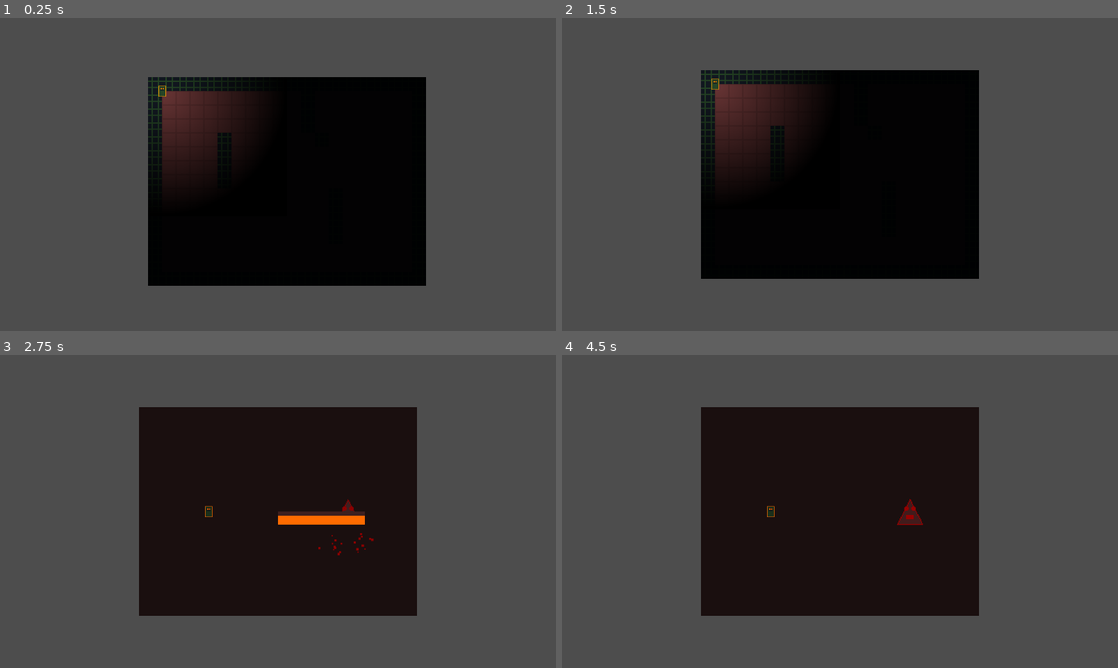
Above: before the commit, frames 1-4 (two rows, left to right).
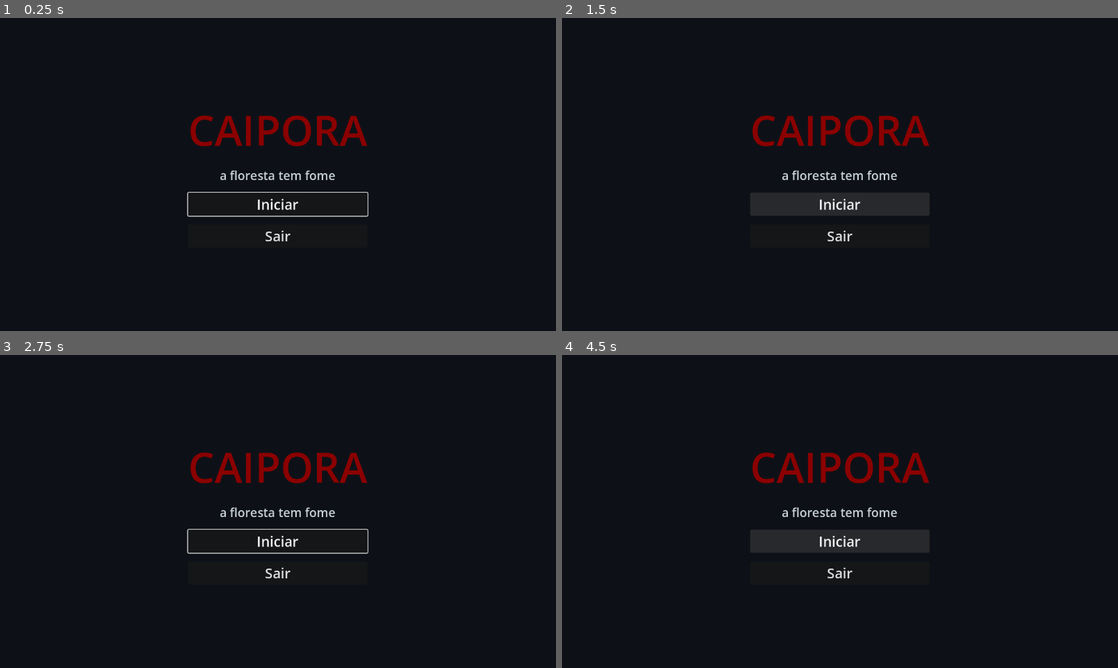
Above: after the commit, the same moments.

Repository: baltazarparra/darkgrid
Game: Godot game, scene res://scenes/ui/main_menu.tscn
The game is run twice, just before and just after one commit, with the same random seed, the same clock (stepped at 60 frames per second) and the same inputs. Before the commit the project starts from res://scenes/exploration/exploration.tscn.
Inputs (mouse positions are in pixels of both pictures, inside the frame that each line leads up to):
- Up to frame 1 (0.25 s): no input
- Up to frame 2 (1.5 s): click (840, 205) at 0.5 s, where only the run after the commit has a clickable "Iniciar"; click (840, 205) at 1.25 s, where only the run after the commit has a clickable "Iniciar"
- Up to frame 3 (2.75 s): tap Enter (ui_accept) at 2, 2.27 s; move the mouse to (400, 495) at 2.02 s; hold Right (ui_right) from 2.03 s (still down); hold Shift from 2.03 s (still down); click (400, 495) at 2.17 s
- Up to frame 4 (4.5 s): release Right (ui_right) at 2.75 s; release Shift at 2.75 s; tap Enter (ui_accept) at 2.75, 3.5, 4.25 s; drag from (728, 527) to (812, 574) at 2.77 s; move the mouse to (895, 442) at 3.52 s; hold Right (ui_right) 3.53-4.25 s; tap Ctrl at 3.6 s; drag from (812, 574) to (673, 464) at 4.27 s

The runs differ from the first frame. In frame 1, 72% of the frame differs, in the area x 0-100%, y 0-100%; in frame 2, 74%; in frame 3, 69%; in frame 4, 71%.

Commit message:
fase-4-wave-2: main menu + screen routing
- GameState roteia MAIN_MENU e HUB
- MainMenu (CanvasLayer): título, Iniciar→Hub, Sair, carrega save no boot
- project.godot: main_scene agora é o MainMenu

Co-Authored-By: Claude Opus 4.8 <noreply@anthropic.com>

Diff:
--- a/project.godot
+++ b/project.godot
@@ -14,7 +14,7 @@
 config/description="Roguelike brasileiro de horror folclórico"
 config/features=PackedStringArray("4.6", "GL Compatibility")
 config/icon="res://icon.svg"
-run/main_scene="res://scenes/exploration/exploration.tscn"
+run/main_scene="res://scenes/ui/main_menu.tscn"
 
 [autoload]
 
--- /dev/null
+++ b/scenes/ui/main_menu.tscn
@@ -0,0 +1,44 @@
+[gd_scene load_steps=2 format=3 uid="uid://main_menu"]
+
+[ext_resource type="Script" path="res://scripts/ui/main_menu.gd" id="1_menu"]
+
+[node name="MainMenu" type="CanvasLayer"]
+script = ExtResource("1_menu")
+
+[node name="Background" type="ColorRect" parent="."]
+anchor_right = 1.0
+anchor_bottom = 1.0
+color = Color(0.051, 0.067, 0.09, 1)
+
+[node name="Center" type="CenterContainer" parent="."]
+anchor_right = 1.0
+anchor_bottom = 1.0
+
+[node name="VBox" type="VBoxContainer" parent="Center"]
+layout_mode = 2
+theme_override_constants/separation = 20
+alignment = 1
+
+[node name="Title" type="Label" parent="Center/VBox"]
+layout_mode = 2
+theme_override_colors/font_color = Color(0.545, 0, 0, 1)
+theme_override_font_sizes/font_size = 96
+text = "CAIPORA"
+horizontal_alignment = 1
+
+[node name="Subtitle" type="Label" parent="Center/VBox"]
+layout_mode = 2
+theme_override_colors/font_color = Color(0.788, 0.82, 0.851, 1)
+theme_override_font_sizes/font_size = 28
+text = "a floresta tem fome"
+horizontal_alignment = 1
+
+[node name="StartButton" type="Button" parent="Center/VBox"]
+layout_mode = 2
+theme_override_font_sizes/font_size = 32
+text = "Iniciar"
+
+[node name="QuitButton" type="Button" parent="Center/VBox"]
+layout_mode = 2
+theme_override_font_sizes/font_size = 32
+text = "Sair"
--- a/scripts/core/game_state.gd
+++ b/scripts/core/game_state.gd
@@ -51,6 +51,10 @@
 # ─── Private ───────────────────────────────────────
 func _on_screen_changed(new_screen: SignalBus.Screen) -> void:
 	match new_screen:
+		SignalBus.Screen.MAIN_MENU:
+			get_tree().change_scene_to_file("res://scenes/ui/main_menu.tscn")
+		SignalBus.Screen.HUB:
+			get_tree().change_scene_to_file("res://scenes/ui/hub.tscn")
 		SignalBus.Screen.ARENA:
 			get_tree().change_scene_to_file("res://scenes/arena/arena.tscn")
 		SignalBus.Screen.EXPLORATION:
--- /dev/null
+++ b/scripts/ui/main_menu.gd
@@ -0,0 +1,18 @@
+class_name MainMenu
+extends CanvasLayer
+
+## Porta de entrada do jogo. Carrega o save no boot e roteia para o Hub.
+
+@onready var _start_button: Button = $Center/VBox/StartButton
+
+func _ready() -> void:
+	MetaProgression.load_progress()
+	$Center/VBox/StartButton.pressed.connect(_on_start_pressed)
+	$Center/VBox/QuitButton.pressed.connect(_on_quit_pressed)
+	_start_button.grab_focus()
+
+func _on_start_pressed() -> void:
+	GameState.change_screen(SignalBus.Screen.HUB)
+
+func _on_quit_pressed() -> void:
+	get_tree().quit()
Not shown, added: scripts/ui/main_menu.gd.uid
